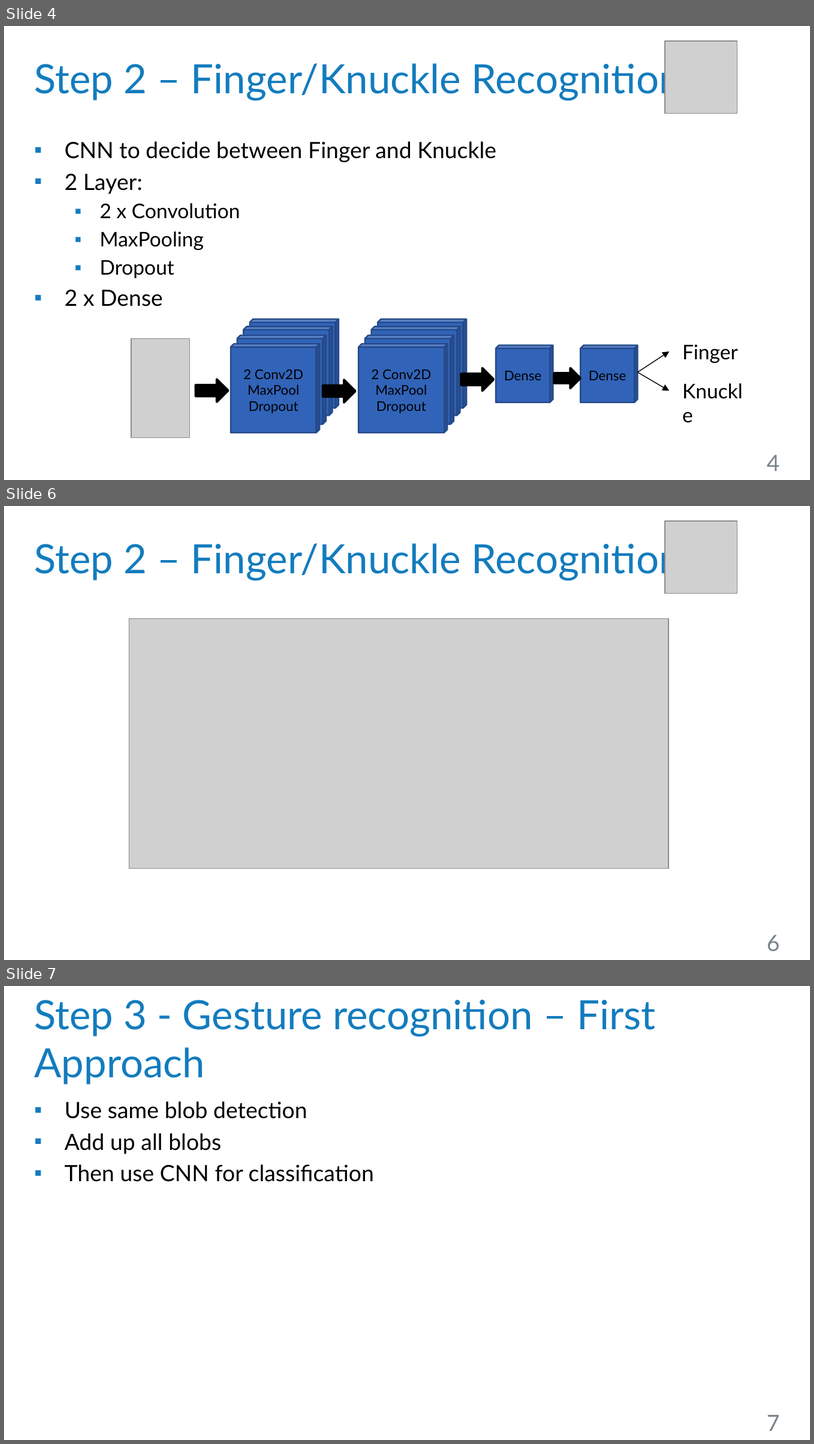
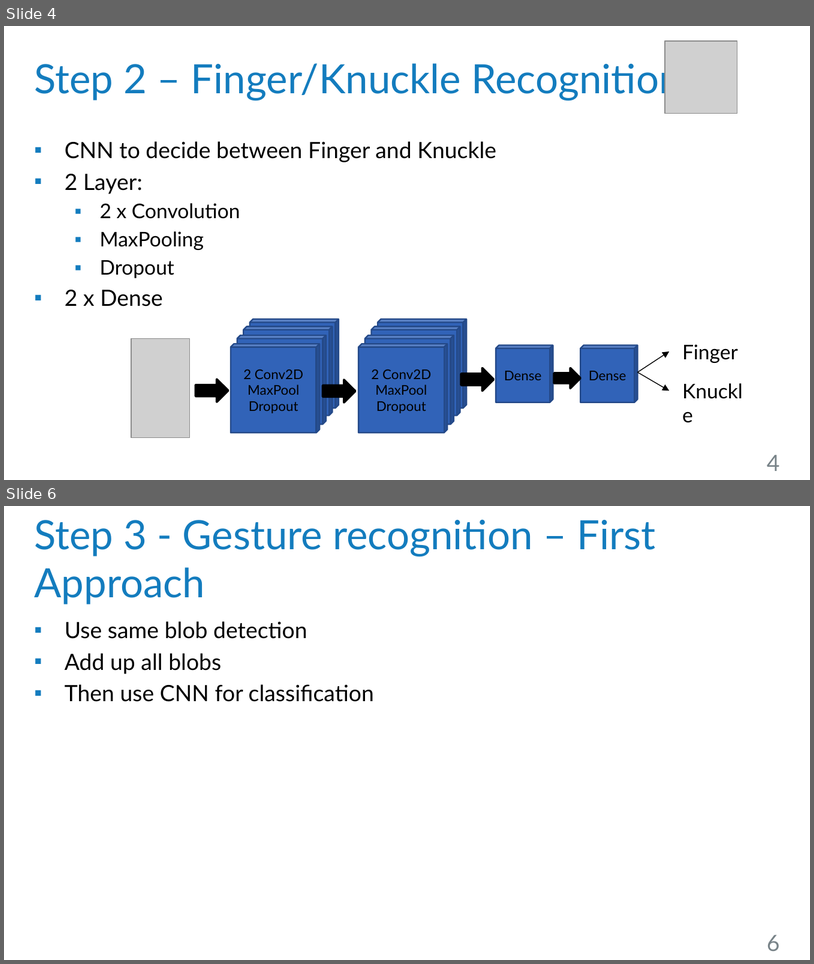
Before and after one commit to robsch94/FaPraKnuckleInput, a slide deck: Presentations/InterimPresentation.pptx. Shown one above the other, each under a label of ours: slides 4, 6 and 7 before the commit, slides 4 and 6 after it; the slides between them are not shown. The pictures are 814x1444 and 814x964 pixels, drawn with LibreOffice and Linux fonts; fonts in the diff are those of the drawing; grey boxes stand for pictures; background and template pictures are left out. Boxes give left, top, right and bottom in pixels: in the first picture for what was removed or moved away, otherwise in the second. Text is boxed around its words. In the diff, an @@ line names an element or a change of style, - is before the commit and + after.

Commit message:
New model in step2 intermpres

```diff
--- a/Presentations/InterimPresentation.pptx
+++ b/Presentations/InterimPresentation.pptx
@@ slide 6 removed at [4,506,810,960], background #FFFFFF @@
@@ picture removed at [665,522,737,593] @@
@@ title removed at [34,538,681,581] @@
-Step 2 – Finger/Knuckle Recognition
@@ picture removed at [129,619,668,869] @@
@@ page number removed at [767,934,780,951] @@
-6
@@ what was slide 7 is now slide 6 @@
@@ page number at [767,934,780,951]: text changed @@
-7
+6
```
Also in this commit, not shown: 1 slide changed.
